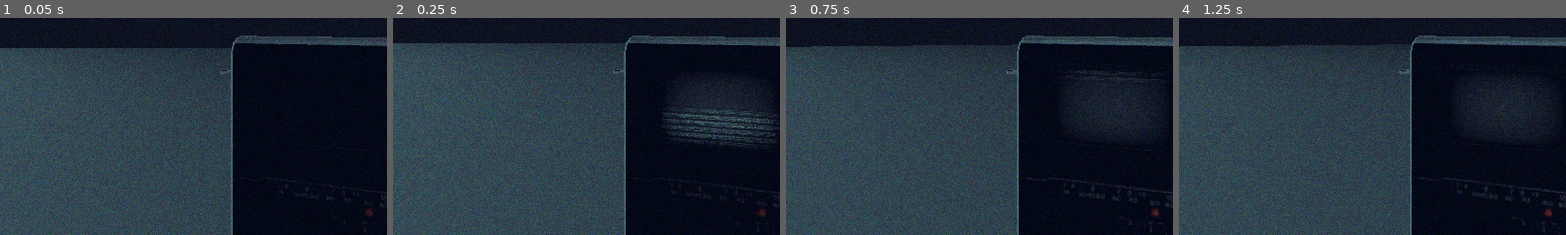
Above: before the commit, frames 1-4 (left to right).
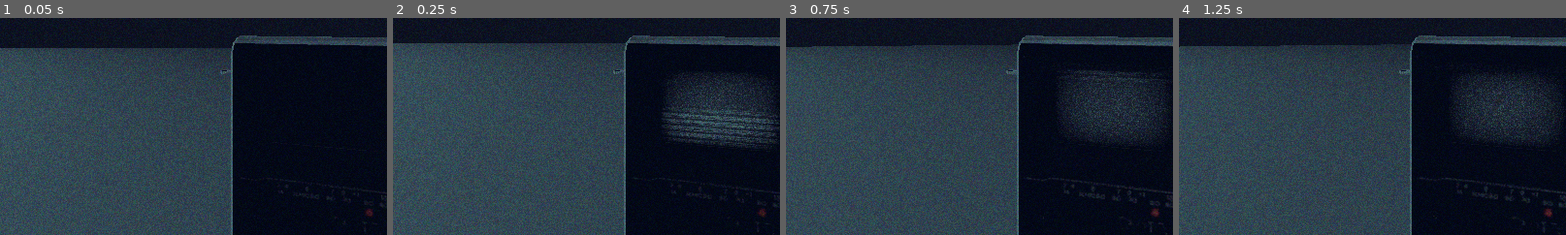
Above: after the commit, the same moments.

Repository: mmkllr/watchman
Game: Godot game, scene res://scenes/world.tscn
The game is run twice, just before and just after one commit, with the same random seed, the same clock (stepped at 60 frames per second) and the same inputs.
Inputs (mouse positions are % of the whole screen's width and height, from its top left):
- Up to frame 1 (0.05 s): no input
- Up to frame 2 (0.25 s): no input
- Up to frame 3 (0.75 s): move the mouse to (55, 50) at 0.52 s; hold W (move_forward) from 0.53 s (still down)
- Up to frame 4 (1.25 s): keep holding W (move_forward)
The pictures show only the part of the screen within x 34-84%, y 50-100%; the shares and areas given below are measured in that part.

Frame 1 is identical in both runs. In frame 2, 0.2% of the frame differs, in the area x 72-97%, y 28-57%; in frame 3, 0.3%; in frame 4, 0.3%, in the area x 71-96%, y 27-57%.

Commit message:
lots more

Diff:
--- /dev/null
+++ b/scenes/camera_3d.gd
@@ -0,0 +1,12 @@
+extends Camera3D
+@onready var camera: Camera3D = $"."
+@onready var anchor: Node3D = $"../../SpringArm3D/anchor"
+
+# Called when the node enters the scene tree for the first time.
+func _ready() -> void:
+	pass # Replace with function body.
+
+
+# Called every frame. 'delta' is the elapsed time since the previous frame.
+func _process(delta: float) -> void:
+	camera.global_transform = anchor.global_transform
--- a/scenes/player.tscn
+++ b/scenes/player.tscn
@@ -33,6 +33,7 @@
 script = ExtResource("1_3vyb7")
 
 [node name="MeshInstance3D" type="MeshInstance3D" parent="."]
+visible = false
 mesh = SubResource("CapsuleMesh_g2els")
 
 [node name="CollisionShape3D" type="CollisionShape3D" parent="."]
--- a/scenes/watchman.tscn
+++ b/scenes/watchman.tscn
@@ -1,9 +1,10 @@
-[gd_scene load_steps=9 format=3 uid="uid://cx4c44bkgw8np"]
+[gd_scene load_steps=11 format=3 uid="uid://cx4c44bkgw8np"]
 
 [ext_resource type="PackedScene" uid="uid://dq55gky3n4evd" path="res://resources/model/watchman.glb" id="1_mg1go"]
 [ext_resource type="Script" uid="uid://bff8hixuewrqx" path="res://scenes/watchman.gd" id="2_jrd12"]
 [ext_resource type="Shader" uid="uid://yahic0jylxvq" path="res://resources/shader/watchman.gdshader" id="2_mg1go"]
 [ext_resource type="Shader" uid="uid://tykulkcvlwip" path="res://resources/shader/crt.gdshader" id="3_vysgr"]
+[ext_resource type="Script" uid="uid://dcwquhsmqfhir" path="res://scenes/camera_3d.gd" id="5_c47tm"]
 
 [sub_resource type="ViewportTexture" id="ViewportTexture_jrd12"]
 viewport_path = NodePath("SubViewport")
@@ -28,19 +29,23 @@
 shader_parameter/pixelate = true
 shader_parameter/roll = true
 shader_parameter/roll_speed = 8.0
-shader_parameter/roll_size = 2.3560001119100002
+shader_parameter/roll_size = 2.35600011191
 shader_parameter/roll_variation = 1.3390000603426202
 shader_parameter/distort_intensity = 0.0910000043225
 shader_parameter/noise_opacity = 0.7750000368125
 shader_parameter/noise_speed = 5.0
-shader_parameter/static_noise_intensity = 0.126000005985
-shader_parameter/aberration = -0.19999996200000003
+shader_parameter/static_noise_intensity = 0.4370000207575
+shader_parameter/aberration = -0.006999952832499989
 shader_parameter/brightness = 1.4
 shader_parameter/discolor = true
 shader_parameter/warp_amount = 0.0
 shader_parameter/clip_warp = false
 shader_parameter/vignette_intensity = 0.4
 shader_parameter/vignette_opacity = 0.8710000413725
+
+[sub_resource type="Environment" id="Environment_jrd12"]
+adjustment_enabled = true
+adjustment_saturation = 0.01
 
 [node name="watchman" instance=ExtResource("1_mg1go")]
 transform = Transform3D(0.032, 0, 0, 0, 0.032, 0, 0, 0, 0.032, 0, 0, 0)
@@ -83,8 +88,16 @@
 
 [node name="head2" type="Node3D" parent="." index="4"]
 
-[node name="SubViewport2" type="SubViewport" parent="head2" index="0"]
+[node name="SpringArm3D" type="SpringArm3D" parent="head2" index="0"]
+spring_length = 0.035
+
+[node name="anchor" type="Node3D" parent="head2/SpringArm3D" index="0"]
+transform = Transform3D(31.249998, 0, 0, 0, 31.249998, 0, 0, 0, 31.249998, -32.29813, 3.9612145, -9.242858)
+
+[node name="SubViewport2" type="SubViewport" parent="head2" index="1"]
 
 [node name="Camera3D" type="Camera3D" parent="head2/SubViewport2" index="0"]
-transform = Transform3D(1, 0, 0, 0, 1, 0, 0, 0, 1, -1.046597, 0.23345292, -0.15146685)
+transform = Transform3D(1, 0, 0, 0, 1, 0, 0, 0, 1, -1.0335402, 0.12675887, -0.29577148)
+environment = SubResource("Environment_jrd12")
 current = true
+script = ExtResource("5_c47tm")
Not shown, added: scenes/camera_3d.gd.uid
